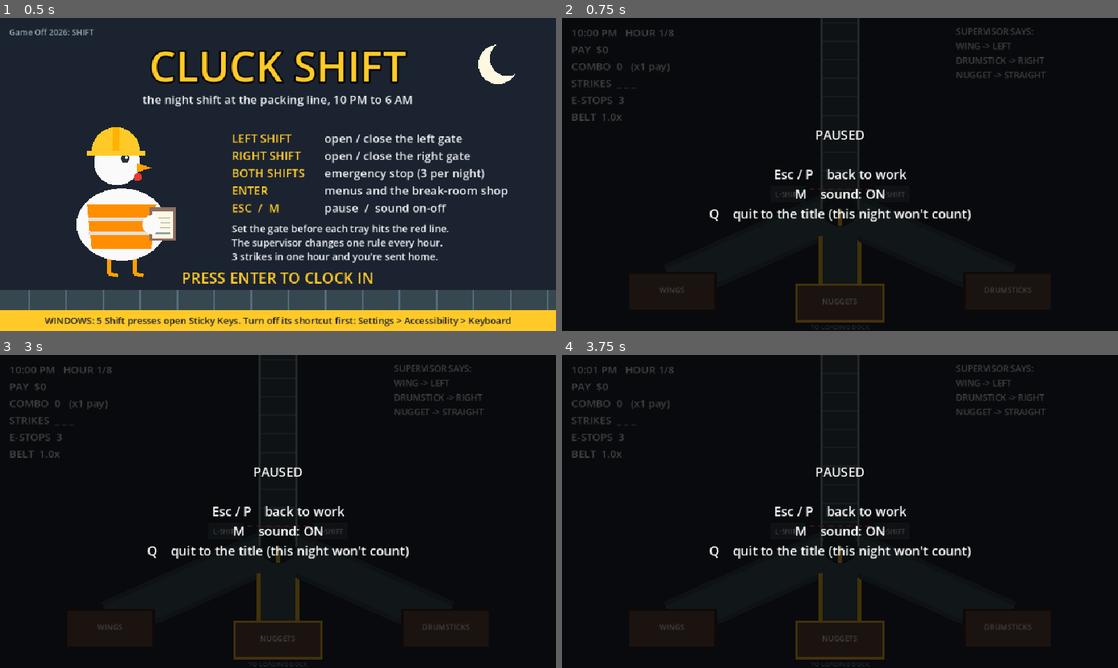
Above: before the commit, frames 1-4 (two rows, left to right).
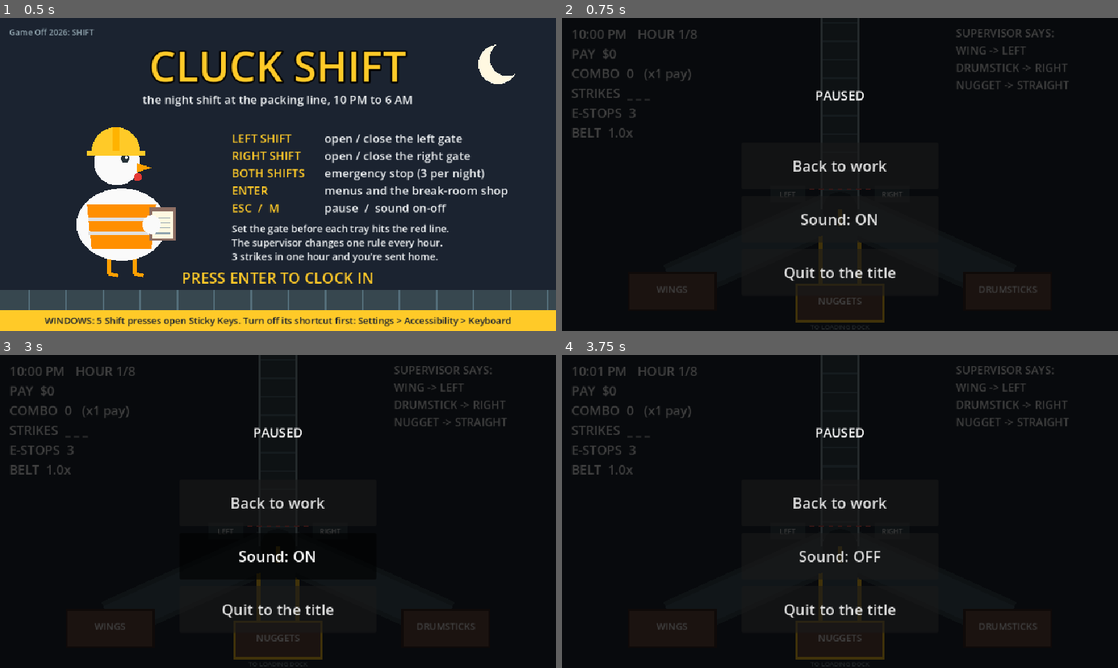
Above: after the commit, the same moments.

Repository: NiloyBhattacharjee/cluck-shift
Game: Godot game, scene res://scenes/main.tscn
Same seed, same stepped clock (60 frames per second), same inputs: the game is played once before the commit and once after it.
Inputs (mouse positions are in pixels of both pictures, inside the frame that each line leads up to):
- Up to frame 1 (0.5 s): no input
- Up to frame 2 (0.75 s): tap Enter at 0.5 s; move the mouse to (962, 158) at 0.52 s; tap P at 0.6 s; click (962, 158) at 0.67 s
- Up to frame 3 (3 s): tap Space at 0.77, 1.07, 1.25, 1.52, 1.82, 2.3, 2.75, 2.85 s; tap Enter at 0.8, 1.35, 2 s; move the mouse to (166, 527) at 1.27 s; click (166, 527) at 1.42 s; tap Keypad Enter at 1.55, 2.1 s; move the mouse to (333, 442) at 2.02 s; click (333, 442) at 2.17 s; move the mouse to (250, 574) at 2.77 s; click (250, 574) at 2.92 s
- Up to frame 4 (3.75 s): tap Space at 3.02, 3.32 s; tap P at 3.05, 3.6 s; move the mouse to (1006, 558) at 3.52 s; click (1006, 558) at 3.67 s

Frame 1 is identical in both runs. In frame 2, 4.8% of the frame differs, in the area x 1-92%, y 3-92%; in frame 3, 5.0%; in frame 4, 4.9%.

Commit message:
Touch controls for phones and tablets
The game only read the keyboard, so a phone could open it but not play it.
Taps now go through the same press_shift() as the Shift keys: each half of
the screen works its gate, and two fingers make the emergency stop. Cards
in the break room take a tap to choose and a second to buy, and a II button
opens a pause menu.

There is no reliable way to know what is plugged in, and a touchscreen
laptop has both, so both inputs always work. An Android or iOS browser
starts in touch mode, then the last input used decides the wording and text
size. A tap just after a screen opens does nothing, so frantic tapping can't
buy something or skip a result. A phone held upright is asked to turn
sideways, and the shift pauses behind the message.

Closes #44.

Co-Authored-By: Claude Opus 5.5 <noreply@anthropic.com>

Diff:
--- a/scenes/main.tscn
+++ b/scenes/main.tscn
@@ -136,3 +136,54 @@
 anchor_right = 1.0
 anchor_bottom = 1.0
 script = ExtResource("6_ending")
+
+[node name="PauseButton" type="Button" parent="HUD"]
+visible = false
+offset_left = 14.0
+offset_top = 462.0
+offset_right = 94.0
+offset_bottom = 528.0
+focus_mode = 0
+theme_override_font_sizes/font_size = 30
+text = "II"
+
+[node name="PauseMenu" type="VBoxContainer" parent="HUD"]
+visible = false
+offset_left = 310.0
+offset_top = 215.0
+offset_right = 650.0
+offset_bottom = 485.0
+theme_override_constants/separation = 12
+
+[node name="Back" type="Button" parent="HUD/PauseMenu"]
+custom_minimum_size = Vector2(0, 80)
+focus_mode = 0
+theme_override_font_sizes/font_size = 26
+text = "Back to work"
+
+[node name="Sound" type="Button" parent="HUD/PauseMenu"]
+custom_minimum_size = Vector2(0, 80)
+focus_mode = 0
+theme_override_font_sizes/font_size = 26
+text = "Sound: ON"
+
+[node name="Quit" type="Button" parent="HUD/PauseMenu"]
+custom_minimum_size = Vector2(0, 80)
+focus_mode = 0
+theme_override_font_sizes/font_size = 26
+text = "Quit to the title"
+
+[node name="RotateCard" type="ColorRect" parent="HUD"]
+visible = false
+anchor_right = 1.0
+anchor_bottom = 1.0
+color = Color(0.06, 0.08, 0.11, 1)
+
+[node name="Text" type="Label" parent="HUD/RotateCard"]
+anchor_right = 1.0
+anchor_bottom = 1.0
+theme_override_font_sizes/font_size = 64
+text = "Turn your phone sideways"
+horizontal_alignment = 1
+vertical_alignment = 1
+autowrap_mode = 2
--- a/scripts/belt.gd
+++ b/scripts/belt.gd
@@ -15,6 +15,7 @@
 var route := "center"
 var labels := {}  # route -> Array of lines naming what goes in that bin, filled from the rules
 var swinging := false  # gate still moving: both gate boxes flash
+var touch := false  # tap wording and larger bin labels (#44)
 
 
 func _draw() -> void:
@@ -36,7 +37,7 @@
 	# fork hub, direction arrow and the two gates
 	draw_circle(FORK, 30, Color("263238"))
 	draw_line(FORK, FORK + (EXITS[route] - FORK).normalized() * 28, LIT, 8)
-	for g in [["left", Vector2(-120, -40), "L-SHIFT"], ["right", Vector2(60, -40), "R-SHIFT"]]:
+	for g in [["left", Vector2(-120, -40), "LEFT" if touch else "L-SHIFT"], ["right", Vector2(60, -40), "RIGHT" if touch else "R-SHIFT"]]:
 		var box := Rect2(FORK + g[1], Vector2(60, 28))
 		draw_rect(box, Color("ff7043") if swinging else (LIT if route == g[0] else DARK))
 		draw_string(font, box.position + Vector2(0, 19), g[2], HORIZONTAL_ALIGNMENT_CENTER, 60, 12, Color.BLACK if route == g[0] else Color.WHITE)
@@ -49,6 +50,6 @@
 		if lines.is_empty():
 			lines = ["(empty)"]
 		for i in lines.size():
-			draw_string(font, bin.position + Vector2(0, 18 + i * 16 + (3 - lines.size()) * 8), lines[i], HORIZONTAL_ALIGNMENT_CENTER, 150, 13)
+			draw_string(font, bin.position + Vector2(0, 18 + i * 16 + (3 - lines.size()) * 8), lines[i], HORIZONTAL_ALIGNMENT_CENTER, 150, 16 if touch else 13)
 	# straight on is the loading dock: the radio's hint points here
 	draw_string(font, EXITS.center + Vector2(-75, 57), "TO LOADING DOCK", HORIZONTAL_ALIGNMENT_CENTER, 150, 11, Color("90a4ae"))
--- a/scripts/ending.gd
+++ b/scripts/ending.gd
@@ -15,6 +15,7 @@
 var slip: Array = []  # payslip rows: [label, value]
 var ledger: Array = []  # ShiftState.ledger: one tally per hour
 var best := ""  # records beaten tonight, "" if none (#32)
+var touch := false  # tap wording (#44)
 var _since := 0.0  # seconds the ending has been up: drives the sunrise and the traffic
 
 
@@ -75,7 +76,7 @@
 	if not ledger.is_empty():
 		_draw_ledger(Rect2(662, 108, 270, 190))
 	if fmod(t, 1.0) < 0.7:
-		draw_string(font, Vector2(0, 528), "PRESS ENTER", HORIZONTAL_ALIGNMENT_CENTER, size.x, 20, Color.WHITE)
+		draw_string(font, Vector2(0, 528), "TAP" if touch else "PRESS ENTER", HORIZONTAL_ALIGNMENT_CENTER, size.x, 20, Color.WHITE)
 
 
 ## One bar per hour, its height the hour's pay plus bonus; amber with a red X per strike, green if clean.
--- a/scripts/main.gd
+++ b/scripts/main.gd
@@ -1,5 +1,5 @@
 extends Node2D
-## Scene glue: game state machine, Shift input, spawning and moving trays, HUD, shop, juice,
+## Scene glue: game state machine, Shift and touch input, spawning and moving trays, HUD, shop, juice,
 ## the pause menu and the record book.
 ## The rules themselves live in ShiftState (scripts/shift_state.gd).
 
@@ -14,12 +14,15 @@
 const SKIP := {"id": "skip", "name": "Skip", "price": 0, "text": "Keep your pay. Straight back to the line."}
 const POPUP_AT := Belt.FORK + Vector2(0, -70)
 const MUSIC_STEP := 0.03  # the music plays this much faster every hour (#34)
+const TAP_GUARD := 0.5  # seconds after a screen opens when a tap does nothing, so a frantic tap can't buy or skip it
 
 var cfg: Dictionary = JSON.parse_string(FileAccess.get_file_as_string("res://data/rules.json"))
 var state := State.MENU
 var logic := ShiftState.new(cfg)
 var _pa_seen := 0  # logic.pa_count when the banner last updated
 var backup_keys := false  # Z and / stand in for the Shifts; see _side()
+var touch := false  # the latest input was a tap: shows tap wording and larger text (#44)
+var _tap_wait := 0.0  # seconds left of TAP_GUARD
 var lights_out := false  # the flicker as last shown
 var _pa_colour: Color
 var paused := false  # Esc / P during a shift (#31)
@@ -40,6 +43,10 @@
 @onready var message: Label = $HUD/Dim/Message
 @onready var shop: Control = $HUD/Shop
 @onready var slots: Control = $HUD/Slots
+@onready var pause_button: Button = $HUD/PauseButton
+@onready var pause_menu: Control = $HUD/PauseMenu
+@onready var sound_button: Button = $HUD/PauseMenu/Sound
+@onready var rotate_card: Control = $HUD/RotateCard
 @onready var title: Control = $HUD/Title
 @onready var ending: Control = $HUD/Ending
 
@@ -55,7 +62,17 @@
 	records = Records.load_file(records_path)
 	AudioServer.set_bus_mute(0, records.muted)
 	title.records = records
+	pause_button.pressed.connect(_set_paused.bind(true))
+	$HUD/PauseMenu/Back.pressed.connect(_set_paused.bind(false))
+	sound_button.pressed.connect(_toggle_mute)
+	$HUD/PauseMenu/Quit.pressed.connect(_enter.bind(State.MENU))
+	get_window().size_changed.connect(_check_rotation)
 	_enter(State.MENU)
+	_set_touch(OS.has_feature("web_android") or OS.has_feature("web_ios") or OS.has_feature("mobile"))
+
+
+func _process(delta: float) -> void:
+	_tap_wait = maxf(_tap_wait - delta, 0.0)
 
 
 # --- state machine ---------------------------------------------------------
@@ -63,6 +80,7 @@
 func _enter(new_state: State) -> void:
 	state = new_state
 	paused = false
+	_tap_wait = TAP_GUARD
 	if state != State.PLAYING:
 		_set_loops(false)
 		spawn_timer.stop()
@@ -92,10 +110,10 @@
 		State.GAME_OVER:
 			juice.shake(1.0)
 			var beaten := _record_night(false)
-			_show("SENT HOME at %s!\n\nEarned: $%d    Spent: $%d%s\nTrays sorted: %d\nAccuracy: %d%%\nBest combo: %d\n%s\nPress Enter to clock in again"
+			_show("SENT HOME at %s!\n\nEarned: $%d    Spent: $%d%s\nTrays sorted: %d\nAccuracy: %d%%\nBest combo: %d\n%s\n%s to clock in again"
 				% [logic.clock_text(), logic.pay, logic.spent, "    Bets: %s" % _signed(logic.winnings) if logic.winnings != 0 else "",
 				logic.sorted_total, roundi(logic.accuracy() * 100), logic.best_combo,
-				"NEW BEST: %s\n" % beaten if beaten != "" else ""])
+				"NEW BEST: %s\n" % beaten if beaten != "" else "", "Tap" if touch else "Press Enter"])
 		State.WIN:
 			var which := logic.ending()
 			Sfx.play("clock_in")
@@ -111,6 +129,7 @@
 			ending.show_ending(which == "secret", cfg.endings[which], rows, logic.ledger, _record_night(true))
 	_refresh_rules()
 	_update_hud()
+	_update_touch_ui()
 
 
 func _signed(amount: int) -> String:
@@ -147,11 +166,48 @@
 		note_card.hide()
 		pa_banner.hide()
 	_show_pause()
+	_update_touch_ui()
 
 
 func _show_pause() -> void:
+	if touch and paused:
+		_show("PAUSED\n\n\n\n\n\n\n\n")  # the buttons of PauseMenu sit under it
+		return
 	_show("PAUSED\n\nEsc / P    back to work\nM    sound: %s\nQ    quit to the title (this night won't count)"
 		% ("OFF" if records.muted else "ON") if paused else "")
+
+
+## Touch wording and larger text, or keyboard wording. Whichever input came last wins, so a phone,
+## a keyboard, a touchscreen laptop and a phone with a Bluetooth keyboard all just work (#44).
+func _set_touch(on: bool) -> void:
+	if touch == on:
+		return
+	touch = on
+	for view: CanvasItem in [title, shop, slots, ending, belt]:
+		view.touch = on
+		view.queue_redraw()
+	stats.add_theme_font_size_override("font_size", 22 if on else 18)
+	rules.add_theme_font_size_override("font_size", 19 if on else 15)
+	if paused:
+		_show_pause()
+	if state == State.GAME_OVER:  # say the right thing if the player changes their mind on this screen
+		message.text = message.text.replace("Press Enter to", "Tap to") if on else message.text.replace("Tap to", "Press Enter to")
+	_update_touch_ui()
+	_check_rotation()
+
+
+func _update_touch_ui() -> void:
+	pause_button.visible = touch and state == State.PLAYING and not paused
+	pause_menu.visible = touch and paused
+	sound_button.text = "Sound: %s" % ("OFF" if records.muted else "ON")
+
+
+## The game is landscape only: held upright, a phone gets a message, and the shift pauses behind it.
+func _check_rotation() -> void:
+	var window := get_window().size
+	rotate_card.visible = touch and window.y > window.x
+	if rotate_card.visible and state == State.PLAYING and not paused:
+		_set_paused(true)
 
 
 ## M on the title or the pause menu. Mutes the master bus and remembers it.
@@ -160,6 +216,7 @@
 	AudioServer.set_bus_mute(0, records.muted)
 	Records.save_file(records, records_path)
 	_show_pause()
+	_update_touch_ui()
 
 
 ## Folds the finished night into the record book and saves it. Returns what it beat, for a NEW BEST line.
@@ -184,10 +241,50 @@
 		_enter(State.WIN if logic.is_last_hour() else State.SHOP)
 
 
+## Taps are read here, ahead of the screens drawn over the line. Only the pause buttons take a tap for themselves.
+func _input(event: InputEvent) -> void:
+	var tap := event as InputEventScreenTouch
+	if tap == null or not tap.pressed:
+		return
+	_set_touch(true)
+	if rotate_card.visible:
+		get_viewport().set_input_as_handled()
+		return
+	if paused or (pause_button.visible and pause_button.get_global_rect().has_point(tap.position)):
+		return
+	get_viewport().set_input_as_handled()
+	_on_tap(tap.position)
+
+
+func _on_tap(at: Vector2) -> void:
+	match state:
+		State.PLAYING:
+			_on_shift("left" if at.x < Belt.FORK.x else "right")
+		State.SLOTS:
+			if not slots.done:
+				slots.stop_next()
+			elif _tap_wait == 0.0 and slots.since_done() >= TAP_GUARD:
+				_confirm()
+		State.SHOP:
+			var card: int = shop.card_at(at)
+			if _tap_wait > 0.0 or card < 0:
+				return
+			if card == shop.selected:
+				_checkout()
+			else:
+				shop.selected = card
+				Sfx.play("select")
+				_refresh_shop()
+		_:
+			if _tap_wait == 0.0:
+				_confirm()
+
+
 func _unhandled_input(event: InputEvent) -> void:
 	var key := event as InputEventKey
 	if key == null or not key.pressed or key.echo:
 		return
+	_set_touch(false)
 	var side := _side(key)
 	if state == State.PLAYING:
 		if key.keycode in [KEY_ESCAPE, KEY_P]:
@@ -211,19 +308,24 @@
 		_refresh_shop()
 		return
 	if key.keycode in [KEY_ENTER, KEY_KP_ENTER, KEY_SPACE]:
-		match state:
-			State.MENU:
+		_confirm()
+
+
+## Enter, or a tap: go on from whatever screen this is.
+func _confirm() -> void:
+	match state:
+		State.MENU:
+			_enter(State.PLAYING)
+		State.SHOP:
+			_checkout()
+		State.SLOTS:
+			if slots.done:
 				_enter(State.PLAYING)
-			State.SHOP:
-				_checkout()
-			State.SLOTS:
-				if slots.done:
-					_enter(State.PLAYING)
-			State.GAME_OVER:  # one key to try again
-				_enter(State.MENU)
-				_enter(State.PLAYING)
-			State.WIN:
-				_enter(State.MENU)
+		State.GAME_OVER:  # one key to try again
+			_enter(State.MENU)
+			_enter(State.PLAYING)
+		State.WIN:
+			_enter(State.MENU)
 
 
 ## Which gate a key works: "left", "right" or "" (not a gate key). Some setups (remote desktop,
--- a/scripts/shop_view.gd
+++ b/scripts/shop_view.gd
@@ -15,6 +15,22 @@
 var heading := ""
 var owned := ""  # what is already active, e.g. "Mate's Help x1"
 var bet_result := 0  # what last hour's Double or Nothing made or lost; 0 if there was none
+var touch := false  # tap wording and larger card text (#44)
+
+
+## The card at index `i` on screen.
+func card_rect(i: int) -> Rect2:
+	var row_width := PER_ROW * CARD.x + (PER_ROW - 1) * GAP
+	@warning_ignore("integer_division")
+	return Rect2(Vector2((size.x - row_width) / 2.0 + (i % PER_ROW) * (CARD.x + GAP), TOP + (i / PER_ROW) * (CARD.y + GAP)), CARD)
+
+
+## The card under a tap, or -1.
+func card_at(at: Vector2) -> int:
+	for i in items.size():
+		if card_rect(i).has_point(at):
+			return i
+	return -1
 
 
 func _draw() -> void:
@@ -27,11 +43,9 @@
 		var won := bet_result > 0
 		draw_string(font, Vector2(0, 140), "DOUBLE OR NOTHING: %s $%d" % ["YOU WON" if won else "YOU LOST", absi(bet_result)],
 			HORIZONTAL_ALIGNMENT_CENTER, size.x, 18, HAT if won else Color("ef5350"))
-	var row_width := PER_ROW * CARD.x + (PER_ROW - 1) * GAP
 	for i in items.size():
 		var item: Dictionary = items[i]
-		@warning_ignore("integer_division")
-		var at := Vector2((size.x - row_width) / 2.0 + (i % PER_ROW) * (CARD.x + GAP), TOP + (i / PER_ROW) * (CARD.y + GAP))
+		var at := card_rect(i).position
 		var affordable: bool = item.price <= wallet
 		draw_rect(Rect2(at, CARD), Color("37474f") if i == selected else Color("263238"))
 		draw_rect(Rect2(at, CARD), HAT if i == selected else Color("546e7a"), false, 4.0 if i == selected else 2.0)
@@ -40,6 +54,6 @@
 		if not affordable:
 			price = "can't afford " + price
 		draw_string(font, at + Vector2(0, 32), price, HORIZONTAL_ALIGNMENT_RIGHT, CARD.x - 14, 16, HAT if affordable else Color("ef5350"))
-		draw_multiline_string(font, at + Vector2(14, 60), item.text, HORIZONTAL_ALIGNMENT_LEFT, CARD.x - 28, 14, -1, Color("b0bec5"))
-	draw_string(font, Vector2(0, 450), "LEFT / RIGHT SHIFT  choose        ENTER  buy", HORIZONTAL_ALIGNMENT_CENTER, size.x, 18, INK)
+		draw_multiline_string(font, at + Vector2(14, 60), item.text, HORIZONTAL_ALIGNMENT_LEFT, CARD.x - 28, 16 if touch else 14, -1, Color("b0bec5"))
+	draw_string(font, Vector2(0, 450), "TAP  choose        TAP AGAIN  buy" if touch else "LEFT / RIGHT SHIFT  choose        ENTER  buy", HORIZONTAL_ALIGNMENT_CENTER, size.x, 18, INK)
 	draw_string(font, Vector2(0, 480), "One item per break. Whatever you spend comes off your take-home pay.", HORIZONTAL_ALIGNMENT_CENTER, size.x, 15, Color("90a4ae"))
--- a/scripts/slots_view.gd
+++ b/scripts/slots_view.gd
@@ -15,6 +15,7 @@
 const INK := Color("eceff1")
 
 var done := false  # all three reels have landed
+var touch := false  # tap wording (#44)
 var wallet := 0
 var _result := {}  # from ShiftState.spin(): reels, payout
 var _strips := [[], [], []]
@@ -57,6 +58,10 @@
 	while _strips[i][t % _strips[i].size()] != _result.reels[i]:
 		t += 1
 	_target[i] = t
+
+
+func since_done() -> float:
+	return _since_done
 
 
 func _process(delta: float) -> void:
@@ -113,7 +118,7 @@
 	draw_string(font, Vector2(0, 70) + shake, "CHICKEN SLOTS", HORIZONTAL_ALIGNMENT_CENTER, size.x, 42, HAT)
 	draw_string(font, Vector2(0, 112), "Your pay: $%d" % wallet, HORIZONTAL_ALIGNMENT_CENTER, size.x, 20, INK)
 	if not done:
-		draw_string(font, Vector2(0, 360), "LEFT or RIGHT SHIFT  stop the next reel", HORIZONTAL_ALIGNMENT_CENTER, size.x, 22, INK)
+		draw_string(font, Vector2(0, 360), "TAP  stop the next reel" if touch else "LEFT or RIGHT SHIFT  stop the next reel", HORIZONTAL_ALIGNMENT_CENTER, size.x, 22, INK)
 		return
 	var colour := HAT if payout > 0 else Color("90a4ae")
 	var line := _result_line(payout, three, jackpot)
@@ -121,8 +126,9 @@
 	draw_string_outline(font, Vector2(0, 375) + shake, line, HORIZONTAL_ALIGNMENT_CENTER, size.x, big, 8, Color.BLACK)
 	draw_string(font, Vector2(0, 375) + shake, line, HORIZONTAL_ALIGNMENT_CENTER, size.x, big, colour)
 	if fmod(_since_done, 1.0) < 0.7:
-		draw_string_outline(font, Vector2(0, 450), "ENTER  back to the line", HORIZONTAL_ALIGNMENT_CENTER, size.x, 20, 6, Color.BLACK)
-		draw_string(font, Vector2(0, 450), "ENTER  back to the line", HORIZONTAL_ALIGNMENT_CENTER, size.x, 20, INK)
+		var go := "TAP  back to the line" if touch else "ENTER  back to the line"
+		draw_string_outline(font, Vector2(0, 450), go, HORIZONTAL_ALIGNMENT_CENTER, size.x, 20, 6, Color.BLACK)
+		draw_string(font, Vector2(0, 450), go, HORIZONTAL_ALIGNMENT_CENTER, size.x, 20, INK)
 
 
 func _draw_reel(i: int, at: Vector2) -> void:
--- a/scripts/title.gd
+++ b/scripts/title.gd
@@ -8,6 +8,7 @@
 const HAT := Color("ffca28")
 
 var backup_keys := false  # set by main.gd when Shift arrives with no left/right (#22)
+var touch := false  # tap wording, and no Sticky Keys warning (#44)
 var records := {}  # main.gd's record book (#32): best night and the mute setting
 
 
@@ -37,6 +38,12 @@
 	_draw_chicken(Vector2(210, 330 + sin(t * 3.0) * 4.0))
 
 	var lines := [
+		["TAP LEFT", "open / close the left gate"],
+		["TAP RIGHT", "open / close the right gate"],
+		["BOTH SIDES", "emergency stop (3 per night)"],
+		["TAP", "menus and the break-room shop"],
+		["II", "pause and sound " + ("(now OFF)" if records.get("muted", false) else "on-off")],
+	] if touch else [
 		["LEFT SHIFT", "open / close the left gate"],
 		["RIGHT SHIFT", "open / close the right gate"],
 		["BOTH SHIFTS", "emergency stop (3 per night)"],
@@ -55,12 +62,12 @@
 		draw_string(font, Vector2(0, 493), "Your setup can't tell left Shift from right Shift: use Z (left gate) and / (right gate).",
 			HORIZONTAL_ALIGNMENT_CENTER, size.x, 16, HI_VIS)
 	if fmod(t, 1.0) < 0.7:
-		draw_string(font, Vector2(0, 458), "PRESS ENTER TO CLOCK IN", HORIZONTAL_ALIGNMENT_CENTER, size.x, 26, HAT)
+		draw_string(font, Vector2(0, 458), "TAP TO CLOCK IN" if touch else "PRESS ENTER TO CLOCK IN", HORIZONTAL_ALIGNMENT_CENTER, size.x, 26, HAT)
 	draw_string(font, Vector2(16, 30), "Game Off 2026: SHIFT", HORIZONTAL_ALIGNMENT_LEFT, -1, 14, Color("90a4ae"))
-	# the Sticky Keys prompt steals focus mid-shift and a game can't turn it off, so this has to get read (#21)
-	draw_rect(Rect2(0, 504, size.x, 36), HAT)
-	draw_string(font, Vector2(0, 528), "WINDOWS: 5 Shift presses open Sticky Keys. Turn off its shortcut first: Settings > Accessibility > Keyboard",
-		HORIZONTAL_ALIGNMENT_CENTER, size.x, 16, NIGHT)
+	if not touch:  # the Sticky Keys prompt steals focus mid-shift and a game can't turn it off, so this has to get read (#21)
+		draw_rect(Rect2(0, 504, size.x, 36), HAT)
+		draw_string(font, Vector2(0, 528), "WINDOWS: 5 Shift presses open Sticky Keys. Turn off its shortcut first: Settings > Accessibility > Keyboard",
+			HORIZONTAL_ALIGNMENT_CENTER, size.x, 16, NIGHT)
 
 
 ## "BEST NIGHT $1,240 take-home   BEST COMBO 31   2 of 5 nights survived   SECRET ENDING FOUND"
--- a/tests/test_play.gd
+++ b/tests/test_play.gd
@@ -9,6 +9,7 @@
 ## 2) Idle night: a late Shift press makes a tray miss the gate; with no other presses the player
 ##    is sent home in the first hour, the belt freezes, and one Enter starts a clean new night.
 ##    Esc then Q quits a night to the title without it counting as a night played.
+## 3) Touch: every screen again with taps instead of keys.
 ## Run: godot --headless --fixed-fps 60 -s tests/test_play.gd     (exit code 0 = all passed)
 
 const FPS := 60
@@ -36,6 +37,7 @@
 var dark_by_hour := {}  # hour -> the lights went out
 var radio_seen := false
 var escape_popup_seen := false
+var touch_step := 0
 var spin_checked := false
 var spin_payout := 0
 var sabotage: Tray = null  # the tray sent wrong on purpose for the mate to cover
@@ -63,8 +65,10 @@
 		_finish()
 	elif phase == "night":
 		_night()
+	elif phase == "idle":
+		_idle()
 	else:
-		_idle()
+		_touch()
 	return false
 
 
@@ -399,8 +403,116 @@
 	_key(KEY_Q)
 	check(main.state == Main.State.MENU and not main.paused and main.title.visible, "Q on the pause card quits to the title")
 	check(Records.load_file(RECORDS).nights == 3, "a night quit from the pause card doesn't count")
-	DirAccess.remove_absolute(RECORDS)
-	_finish()
+	phase = "touch"
+
+
+# --- run 3: a player on a touchscreen ---------------------------------------
+
+## Goes through every screen with taps: the gates, the emergency stop, the pause menu, the break room,
+## the slots and being sent home. A tap right after a screen opens must do nothing.
+func _touch() -> void:
+	var s: ShiftState = main.logic
+	match touch_step:
+		0:  # the title
+			if in_state == 2:
+				check(not main.touch and not main.belt.touch, "keyboard wording until the first tap")
+				_tap(Vector2(100, 300))
+				check(main.touch and main.title.touch and main.belt.touch and main.shop.touch, "a tap switches to touch wording")
+				check(main.state == Main.State.MENU, "a tap right after a screen opens does nothing else")
+			elif in_state == 60:
+				_tap(Vector2(100, 300))
+				check(main.state == Main.State.PLAYING, "a tap on the title clocks in")
+				touch_step = 1
+		1:  # the line
+			if in_state == 2:
+				check(main.pause_button.visible and not main.pause_menu.visible, "the pause button shows on the line")
+			elif in_state == 10:
+				_tap(Vector2(100, 300))
+				check(s.route == "left", "a tap on the left half works the left gate")
+			elif in_state == 25:
+				_tap(Vector2(800, 300))
+				check(s.route == "right", "a tap on the right half works the right gate")
+			elif in_state == 40:
+				var before := s.estops_left
+				_tap(Vector2(100, 300))
+				_tap(Vector2(800, 300))
+				check(s.estops_left == before - 1 and s.is_stopped() and s.route == "right", "two fingers, one each side: an emergency stop")
+			elif in_state == 50:
+				var route := s.route
+				_tap(main.pause_button.get_global_rect().get_center())
+				check(s.route == route, "a tap on the pause button moves no gate")
+				main.pause_button.pressed.emit()
+				check(main.paused and main.pause_menu.visible and not main.pause_button.visible, "the pause button pauses and opens the menu")
+				_tap(Vector2(100, 300))
+				check(s.route == route, "paused: a tap moves no gate")
+				_key(KEY_P)
+				check(not main.touch and not main.paused and not main.pause_menu.visible, "a key switches back to keyboard wording")
+				_key(KEY_P)
+				_tap(Vector2(100, 300))
+				check(main.touch and main.pause_menu.visible and main.paused, "and a tap switches to touch again")
+				main.sound_button.pressed.emit()
+				check(AudioServer.is_bus_mute(0) and "OFF" in main.sound_button.text, "the sound button mutes")
+				main.sound_button.pressed.emit()
+				check(not AudioServer.is_bus_mute(0) and "ON" in main.sound_button.text, "and unmutes")
+				main.get_node("HUD/PauseMenu/Back").pressed.emit()
+				check(not main.paused and not main.dim.visible and main.pause_button.visible, "Back to work resumes")
+				s.pay = 1000
+				main.hour_timer.stop()
+				main._on_hour_over()
+				touch_step = 2
+		2:  # the break room: tap to choose, tap again to buy
+			if in_state == 2:
+				_tap(main.shop.card_rect(0).get_center())
+				check(main.shop.selected == main.shop.items.size() - 1, "a tap right after the break room opens selects nothing")
+			elif in_state == 60:
+				var coffee: Rect2 = main.shop.card_rect(0)
+				_tap(Vector2(10, 10))
+				check(main.state == Main.State.SHOP and main.shop.selected == main.shop.items.size() - 1, "a tap off the cards does nothing")
+				_tap(coffee.get_center())
+				check(main.shop.selected == 0 and s.spent == 0 and main.state == Main.State.SHOP, "a tap chooses a card without buying")
+				_tap(coffee.get_center())
+				check(s.coffee and s.spent > 0 and main.state == Main.State.PLAYING, "a second tap buys it and starts the hour")
+				main.hour_timer.stop()
+				main._on_hour_over()
+				in_state = 0  # back in the break room within the same frame, so the state change above won't reset it
+				touch_step = 3
+		3:  # the slots
+			if in_state == 60:
+				var card: Rect2 = main.shop.card_rect(4)
+				_tap(card.get_center())
+				_tap(card.get_center())
+				check(main.state == Main.State.SLOTS, "two taps on the slots spin them")
+				touch_step = 4
+		4:
+			if in_state in [5, 15, 25]:
+				_tap(Vector2(480, 270))
+			elif in_state > 25 and main.slots.done and not frozen.has("landed"):
+				frozen["landed"] = true
+				_tap(Vector2(480, 270))
+				check(main.state == Main.State.SLOTS, "a tap as the reels land can't skip the result")
+			elif frozen.has("landed") and main.slots.since_done() > 0.6:
+				_tap(Vector2(480, 270))
+				check(main.state == Main.State.PLAYING, "a tap after that goes back to the line")
+				frozen = {}
+				main._enter(Main.State.GAME_OVER)
+				touch_step = 5
+		5:  # sent home
+			if in_state == 2:
+				check("Tap to clock in again" in main.message.text, "the sent-home card says Tap")
+				_tap(Vector2(480, 270))
+				check(main.state == Main.State.GAME_OVER, "a tap right after being sent home can't skip the card")
+			elif in_state == 60:
+				_tap(Vector2(480, 270))
+				check(main.state == Main.State.PLAYING and main.logic != s, "a tap after that starts a new night")
+				DirAccess.remove_absolute(RECORDS)
+				_finish()
+
+
+func _tap(at: Vector2) -> void:
+	var e := InputEventScreenTouch.new()
+	e.position = at
+	e.pressed = true
+	root.push_input(e, true)  # at is in the game's 960 x 540, whatever the size of the headless window
 
 
 ## Presses the Shift that sends the front unrouted tray to its exit, at most every 0.25 s.
Not shown, changed: CHANGELOG.md
Not shown, changed: docs/architecture.md
Not shown, changed: docs/design.md
Not shown, changed: docs/releasing.md
Not shown, changed: docs/testing.md
